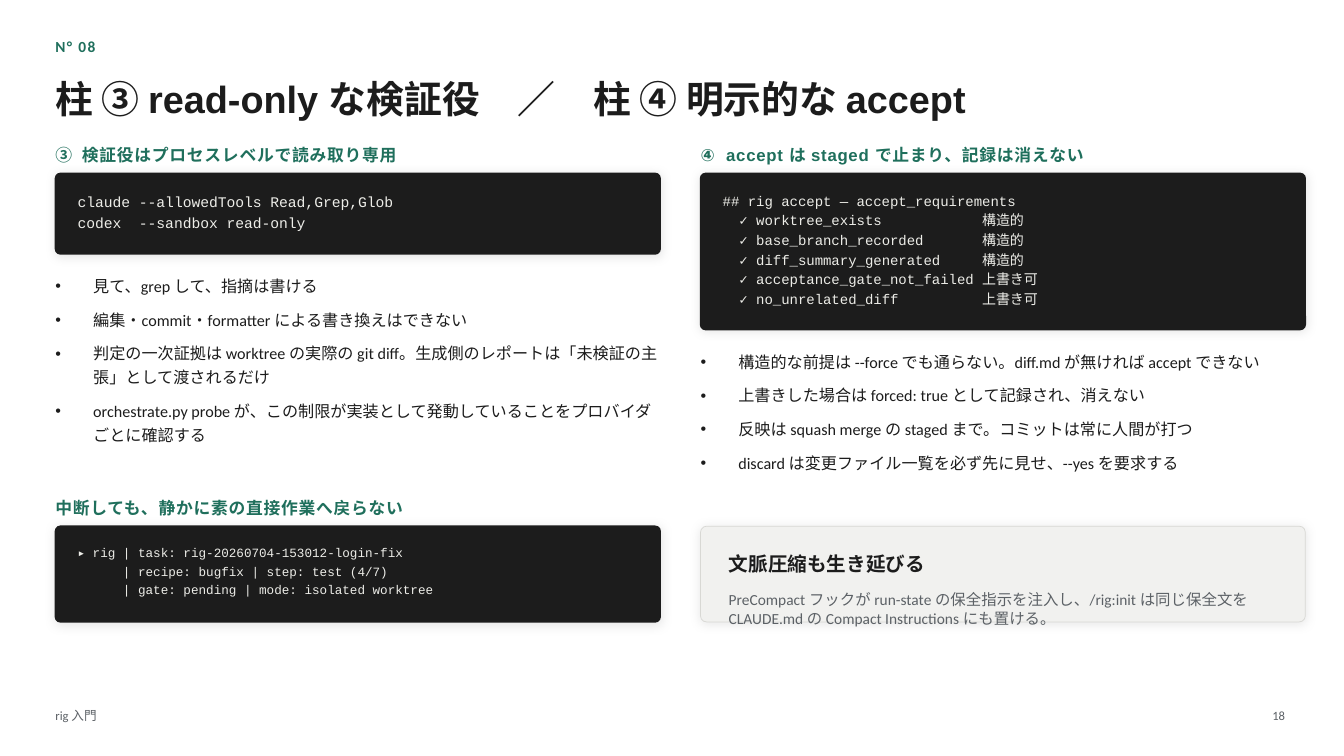
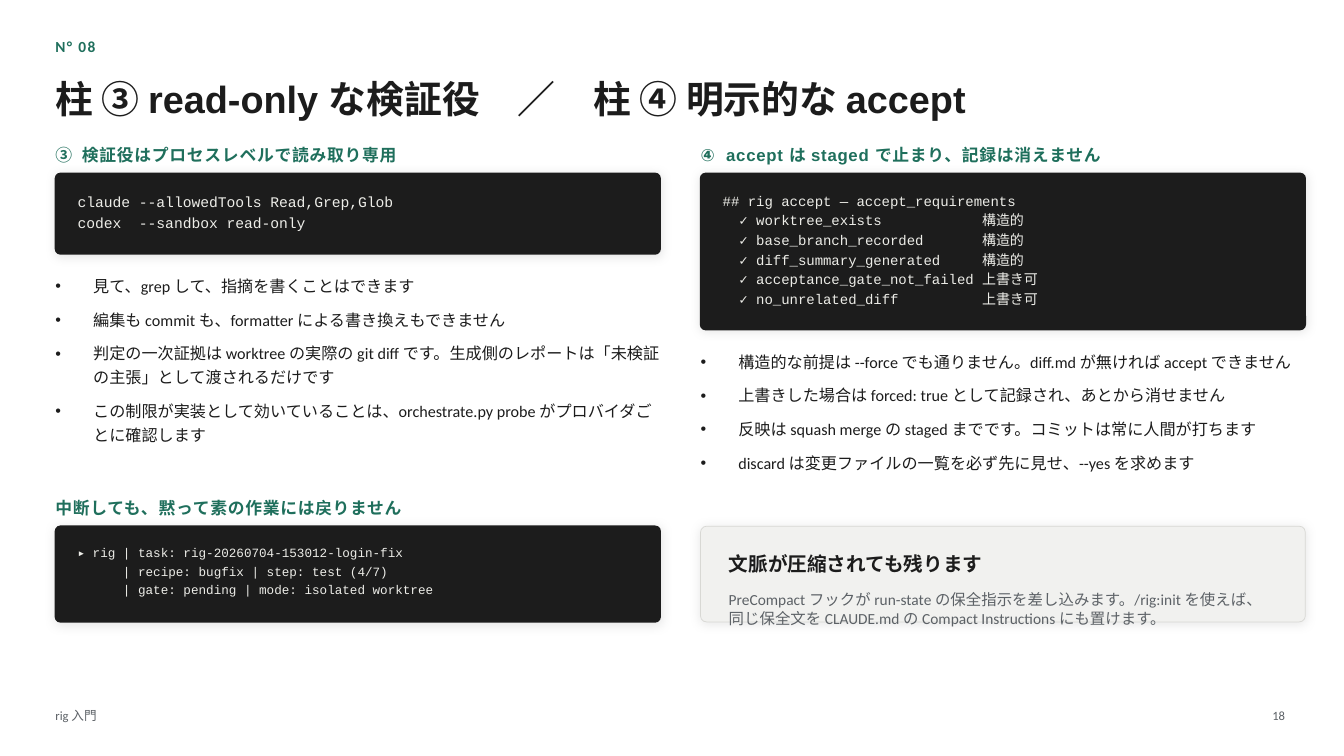
Before and after one commit to itoh-shun/rig, a slide deck: slide 18 of docs/onboarding/rig-intro.ja.pptx. Drawn at 1344x756 pixels with LibreOffice and Linux fonts; fonts in the diff are those of the drawing. Boxes give left, top, right and bottom in pixels: in the first picture for what was removed or moved away, otherwise in the second. Text is boxed around its words. In the diff, an @@ line names an element or a change of style, - is before the commit and + after.

```diff
--- a/docs/onboarding/rig-intro.ja.pptx
+++ b/docs/onboarding/rig-intro.ja.pptx
@@ text at [701, 146, 1101, 165]: text changed @@
-④ accept は staged で止まり、記録は消えない
+④ accept は staged で止まり、記録は消えません
@@ text at [93, 278, 659, 443]: text changed @@
-• 見て、grep して、指摘は書ける
-• 編集・commit・formatter による書き換えはできない
-• 判定の一次証拠は worktree の実際の git diff。生成側のレポートは「未検証の主張」として渡されるだけ
-• orchestrate.py probe が、この制限が実装として発動していることをプロバイダごとに確認する
+• 見て、grep して、指摘を書くことはできます
+• 編集も commit も、formatter による書き換えもできません
+• 判定の一次証拠は worktree の実際の git diff です。生成側のレポートは「未検証の主張」として渡されるだけです
+• この制限が実装として効いていることは、orchestrate.py probe がプロバイダごとに確認します
@@ text at [738, 354, 1291, 472]: text changed @@
-• 構造的な前提は --force でも通らない。diff.md が無ければ accept できない
-• 上書きした場合は forced: true として記録され、消えない
-• 反映は squash merge の staged まで。コミットは常に人間が打つ
-• discard は変更ファイル一覧を必ず先に見せ、--yes を要求する
+• 構造的な前提は --force でも通りません。diff.md が無ければ accept できません
+• 上書きした場合は forced: true として記録され、あとから消せません
+• 反映は squash merge の staged までです。コミットは常に人間が打ちます
+• discard は変更ファイルの一覧を必ず先に見せ、--yes を求めます
@@ text at [55, 499, 401, 516]: text changed @@
-中断しても、静かに素の直接作業へ戻らない
+中断しても、黙って素の作業には戻りません
@@ text at [729, 554, 983, 573]: text changed @@
-文脈圧縮も生き延びる
+文脈が圧縮されても残ります
@@ text at [729, 592, 1262, 627]: text changed @@
-PreCompact フックが run-state の保全指示を注入し、/rig:init は同じ保全文を CLAUDE.md の Compact Instructions にも置ける。
+PreCompact フックが run-state の保全指示を差し込みます。/rig:init を使えば、同じ保全文を CLAUDE.md の Compact Instructions にも置けます。
```
Also in this commit, not shown: 30 other slides changed, 4 other files.
